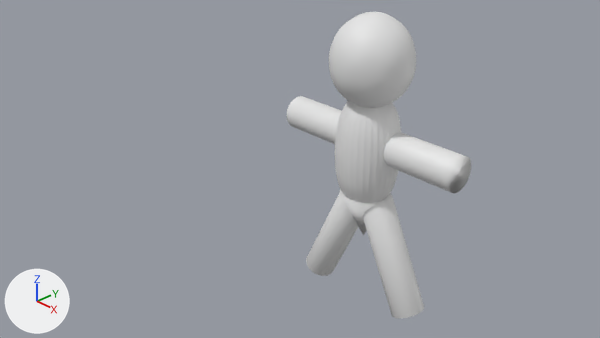
What one commit did to the Blender file blender/zombie1.blend.
The view is the same before and after, from the file's camera 'Camera'. Lighting does not change. The marker at lower left points along +X, +Y and +Z.
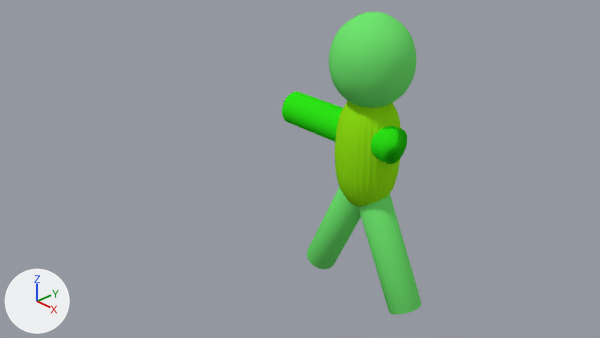
Boxes [x1, y1, x2, y2] around the edits, measured in the pictures (600 x 338 px):
'Icosphere', recoloured (white to green): [329, 12, 416, 108] in both
'Cylinder.003', recoloured, moved, rescaled (32% narrower, 26% shorter): before [287, 96, 471, 193]; after [282, 92, 407, 164]
'Cylinder', recoloured (grey to green): [335, 101, 401, 207] in both
'Cylinder.002', recoloured, moved (grey to green): before [363, 195, 424, 319]; after [358, 194, 421, 315]
'Cylinder.001', recoloured, moved (grey to green): before [306, 193, 358, 276]; after [307, 187, 361, 269]
'Cone', deleted: before [340, 189, 391, 235]

Diff of the bpy script that builds the scene:
```diff
--- a/blender/zombie1.blend.py
+++ b/blender/zombie1.blend.py
@@ mat_material @@
+mat_material = diffuse_material('Material')
+mat_material.base_color = (0.166, 0.8, 0.163)  # green #71e770
@@ mat_material_002 @@
+mat_material_002 = diffuse_material('Material.002')
+mat_material_002.base_color = (0.296, 0.8, 0.00886)  # green #94e718
@@ mat_material_001 @@
+mat_material_001 = diffuse_material('Material.001')
+mat_material_001.base_color = (0.0264, 0.8, 0.00842)  # green #2de717
@@ me_cylinder_003 @@
 me_cylinder_003.from_pydata(...)  # 64 vertices, 34 faces; spans x -1.0..1.0, y -1.0..1.0, z -1.0..1.0
+me_cylinder_003.materials.append(mat_material_001)  # green #2de717
@@ me_cylinder_002 @@
 me_cylinder_002.from_pydata(...)  # 64 vertices, 34 faces; spans x -1.0..1.0, y -1.0..1.0, z -1.0..1.0
+me_cylinder_002.materials.append(mat_material)  # green #71e770
@@ me_cylinder_001 @@
 me_cylinder_001.from_pydata(...)  # 64 vertices, 34 faces; spans x -1.0..1.0, y -1.0..1.0, z -1.0..1.0
+me_cylinder_001.materials.append(mat_material)  # green #71e770
@@ me_cylinder @@
 me_cylinder.from_pydata(...)  # 64 vertices, 34 faces; spans x -1.0..1.0, y -1.0..1.0, z -1.0..1.0
+me_cylinder.materials.append(mat_material_002)  # green #94e718
@@ me_icosphere @@
 me_icosphere.from_pydata(...)  # 42 vertices, 80 faces; spans x -0.95..0.95, y -1.0..1.0, z -1.0..1.0
+me_icosphere.materials.append(mat_material)  # green #71e770
@@ ob_cylinder_003 @@
 ob_cylinder_003 = bpy.data.objects.new('Cylinder.003', me_cylinder_003)
-ob_cylinder_003.location = (0.196, 0.258, 2.454)
+ob_cylinder_003.location = (-0.156, 0.14, 2.558)
 ob_cylinder_003.rotation_euler = (0.0, 1.571, 0.0)  # degrees (0, 90, 0)
-ob_cylinder_003.scale = (0.2, 0.2, 1.2)
+ob_cylinder_003.scale = (0.2, 0.2, 0.8)
@@ ob_cylinder_002 @@
 ob_cylinder_002 = bpy.data.objects.new('Cylinder.002', me_cylinder_002)
-ob_cylinder_002.location = (0.645, 0.221, 1.115)
+ob_cylinder_002.location = (0.599, 0.221, 1.146)
 ob_cylinder_002.rotation_euler = (0.0, -0.436, 0.0)  # degrees (0, -25, 0)
@@ ob_cylinder_001 @@
 ob_cylinder_001 = bpy.data.objects.new('Cylinder.001', me_cylinder_001)
-ob_cylinder_001.location = (-0.209, 0.192, 1.086)
+ob_cylinder_001.location = (-0.202, 0.192, 1.194)
 ob_cylinder_001.rotation_euler = (0.0, 0.436, 0.0)  # degrees (0, 25, 0)
@@ ob_cone @@
-ob_cone = bpy.data.objects.new('Cone', me_cone)
-ob_cone.location = (0.212, 0.194, 1.515)
-ob_cone.rotation_euler = (3.142, 0.0, 0.0)  # degrees (180, 0, 0)
-ob_cone.scale = (0.3, 0.3, 0.3)
```
